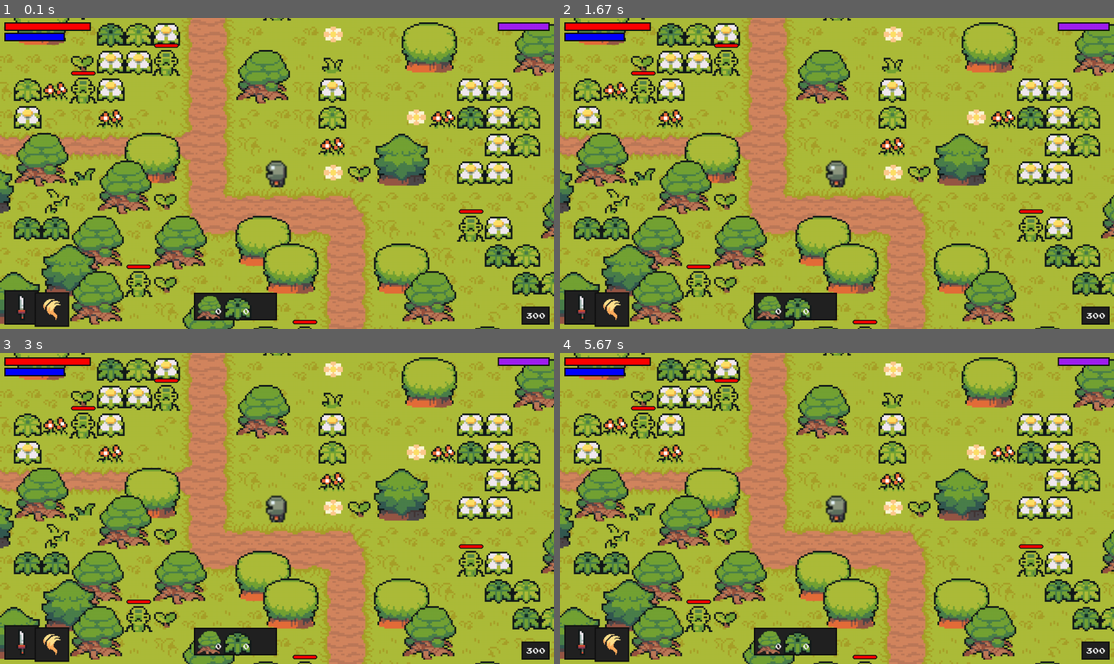
Above: before the commit, frames 1-4 (two rows, left to right).
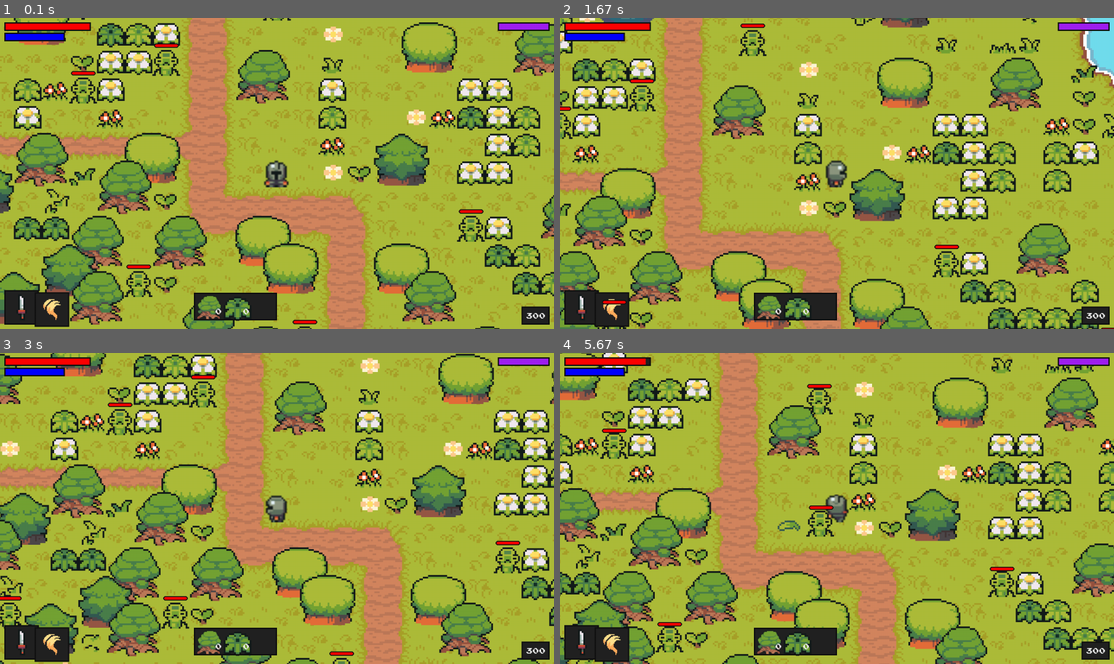
Above: after the commit, the same moments.

Repository: sabaris-sps/lumora-pygame
Game: pygame game, started from code/main.py
Two runs of this game, one before a commit and one after it. Both use one fixed random seed, a clock stepped at 60 frames per second and the inputs below.
Inputs:
- Up to frame 1 (0.1 s): no input
- Up to frame 2 (1.67 s): hold Right 0.33-0.8 s; hold Up 0.83-1.13 s; hold Right 1.17-1.63 s
- Up to frame 3 (3 s): hold Left 1.67-2.2 s; hold Down 2.23-2.53 s; hold Left 2.57-2.97 s
- Up to frame 4 (5.67 s): hold Up 3-3.37 s; hold Right 3.4-4.03 s; hold Down 4.07-4.43 s; hold Left 4.47-4.93 s; hold Right 4.97-5.43 s; hold Up from 5.47 s (still down)

The runs differ from the first frame. In frame 1, 0.2% of the frame differs, in the area x 47-53%, y 45-55%; in frame 2, 59%; in frame 3, 60%, in the area x 0-100%, y 0-100%; in frame 4, 59%.

Commit message:
converted input methods

Diff:
--- a/code/level.py
+++ b/code/level.py
@@ -177,7 +177,6 @@
       self.player_attack_logic()
 
 
-
 class YSortCameraGroup(pygame.sprite.Group):
   def __init__(self):
 
--- a/code/player.py
+++ b/code/player.py
@@ -79,24 +79,41 @@
     mouse_clicks = pygame.mouse.get_pressed()
 
     # movement input
-    if mouse_clicks[0]: # mouse button down
-      self.direction, self.status = get_mouse_direction_status(self.rect)
-    else:
-      self.direction = pygame.math.Vector2()
+    if keys[pygame.K_a] or keys[pygame.K_LEFT]:
+      self.direction.x = -1
+    elif keys[pygame.K_d] or keys[pygame.K_RIGHT]:
+      self.direction.x = 1
+    else:
+      self.direction.x = 0
+    if keys[pygame.K_w] or keys[pygame.K_UP]:
+      self.direction.y = -1
+    elif keys[pygame.K_s] or keys[pygame.K_DOWN]:
+      self.direction.y = 1
+    else:
+      self.direction.y = 0
+    if self.direction.x > 0:
+      self.status = 'right'
+    elif self.direction.x < 0:
+      self.status = 'left'
+    if self.direction.y > 0:
+      self.status = 'down'
+    elif self.direction.y < 0:
+      self.status = 'up'
 
     # roll motion input
     if keys[pygame.K_LSHIFT] and self.roll_timer.can_act():
       self.roll_timer.action_init()
 
     # attack input
-    if keys[pygame.K_SPACE] and not self.attacking:
+    # if keys[pygame.K_SPACE] and not self.attacking:
+    if mouse_clicks[0] and not self.attacking:
       self.attacking = True
       self.attack_time = pygame.time.get_ticks()
       self.create_attack()
       self.weapon_attack_sound.play()
 
     # magic input
-    if keys[pygame.K_LCTRL] and not self.attacking:
+    if keys[pygame.K_SPACE] and not self.attacking:
       self.attacking = True
       self.attack_time = pygame.time.get_ticks()
       style = self.magic
@@ -123,7 +140,7 @@
       self.magic = list(magic_data.keys())[self.magic_index]
 
     # tree placing input
-    if keys[pygame.K_t] and self.tree_place_timer.can_act() and self.inventory['tree']>0:
+    if keys[pygame.K_LALT] and self.tree_place_timer.can_act() and self.inventory['tree']>0:
       self.tree_place_timer.action_init()
 
       # place the tree
@@ -141,8 +158,6 @@
     # standing/attacking direction input
     if self.attacking:
       self.status = get_mouse_direction_status(self.rect)[1] + '_attack'
-    else:
-      self.status = get_mouse_direction_status(self.rect)[1]
 
   def get_status(self):
 
